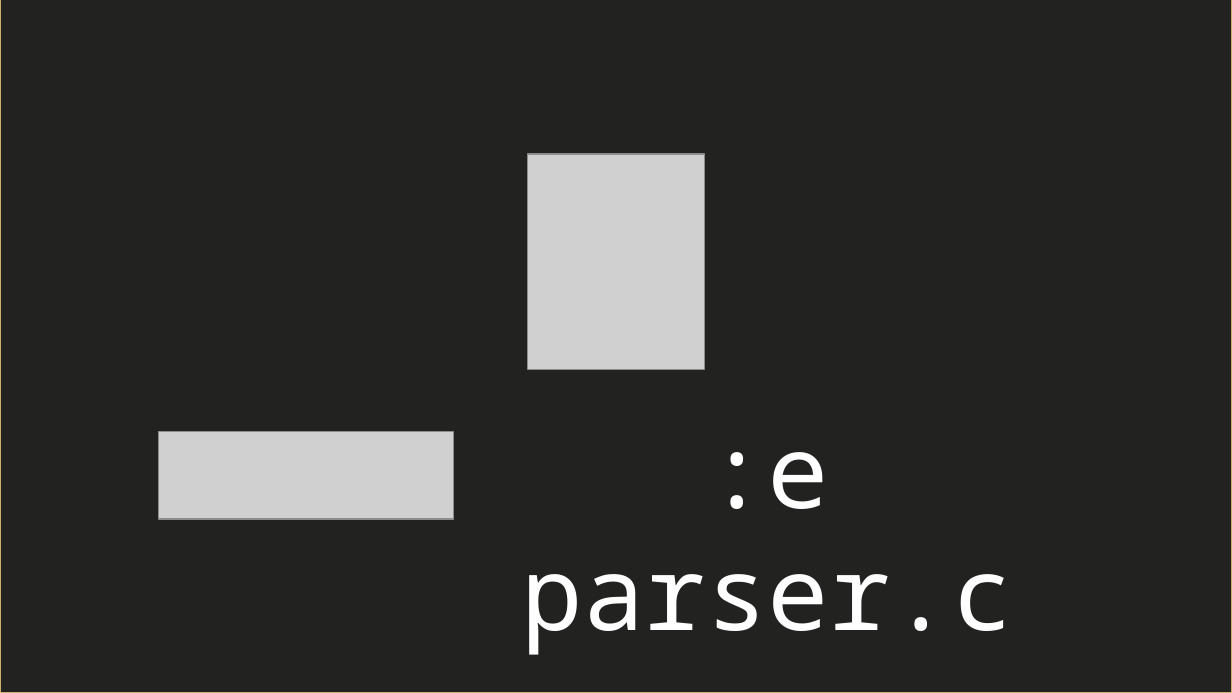
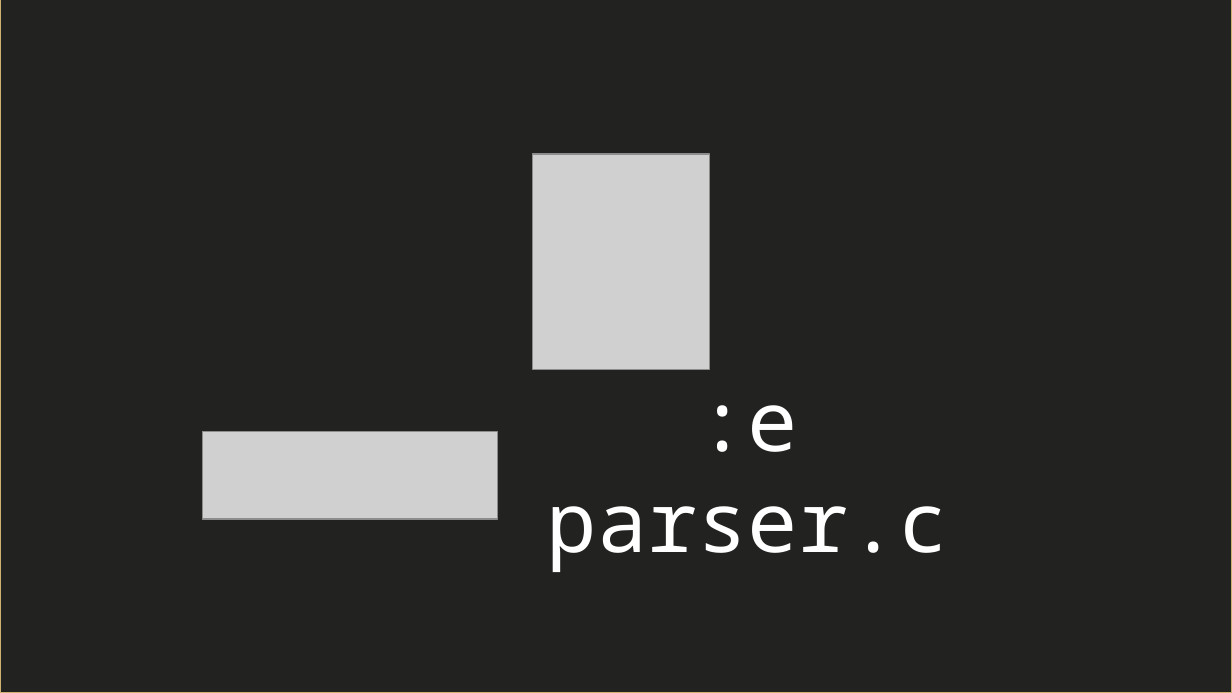
Before and after one commit to pedropark99/Personal-website, a slide deck: slide 1 of posts/2023/2023-12-29-vim-cheatsheet/post-image.odp. Drawn at 1232x693 pixels with LibreOffice and Linux fonts; fonts in the diff are those of the drawing; grey boxes stand for pictures. Boxes give left, top, right and bottom in pixels: in the first picture for what was removed or moved away, otherwise in the second. Text is boxed around its words. In the diff, an @@ line names an element or a change of style, - is before the commit and + after.

```diff
--- a/posts/2023/2023-12-29-vim-cheatsheet/post-image.odp
+++ b/posts/2023/2023-12-29-vim-cheatsheet/post-image.odp
@@ picture: place and size @@
-picture at box(528, 154, 704, 370)
+picture at box(532, 154, 709, 370)
@@ text ":e parser.c": place and size @@
-text ":e parser.c" at box(522, 452, 1014, 655)
+text ":e parser.c" at box(547, 405, 949, 572)
@@ text ":e parser.c" at box(547, 405, 949, 572): size 66 to 54 pt; vertical alignment top to middle @@
@@ picture: place and size @@
-picture at box(159, 432, 454, 520)
+picture at box(202, 432, 497, 520)
```
Also in this commit, not shown: 1 other file.
